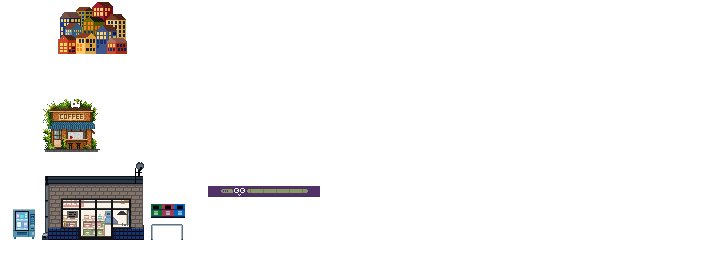
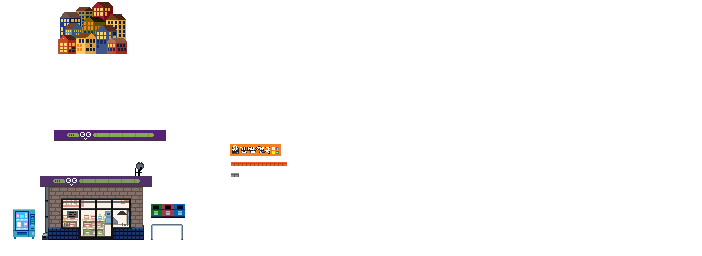
Revision of a layered w=702, h=256 image; what changed, layer by layer:
removed group "CU" (4 layers) over [208, 186, 320, 197]
removed layer "레이어 17" from group "CU" over [289, 189, 303, 193]
removed layer "레이어 13" from group "CU" over [208, 188, 319, 197]
removed layer "레이어 16" from group "CU" over [234, 188, 246, 196]
removed layer "레이어 12" from group "CU" over [208, 186, 320, 197]
removed layer "레이어 18" (2nd of 2) over [48, 184, 143, 187]
removed layer "레이어 7" over [42, 176, 144, 187]
renamed "Cafe" to "레이어 22", painted on it over [43, 99, 166, 152]
added layer "레이어 26" (1st of 2) above "레이어 26" over [231, 173, 239, 177]
added layer "레이어 26" (2nd of 2) above "레이어 23" over [231, 162, 287, 166]
added layer "레이어 23" above "색조/채도 1" over [230, 144, 281, 156]
added layer "색조/채도 1" above "레이어 3" over [40, 176, 152, 187]
painted on "레이어 3" over [15, 211, 29, 231]